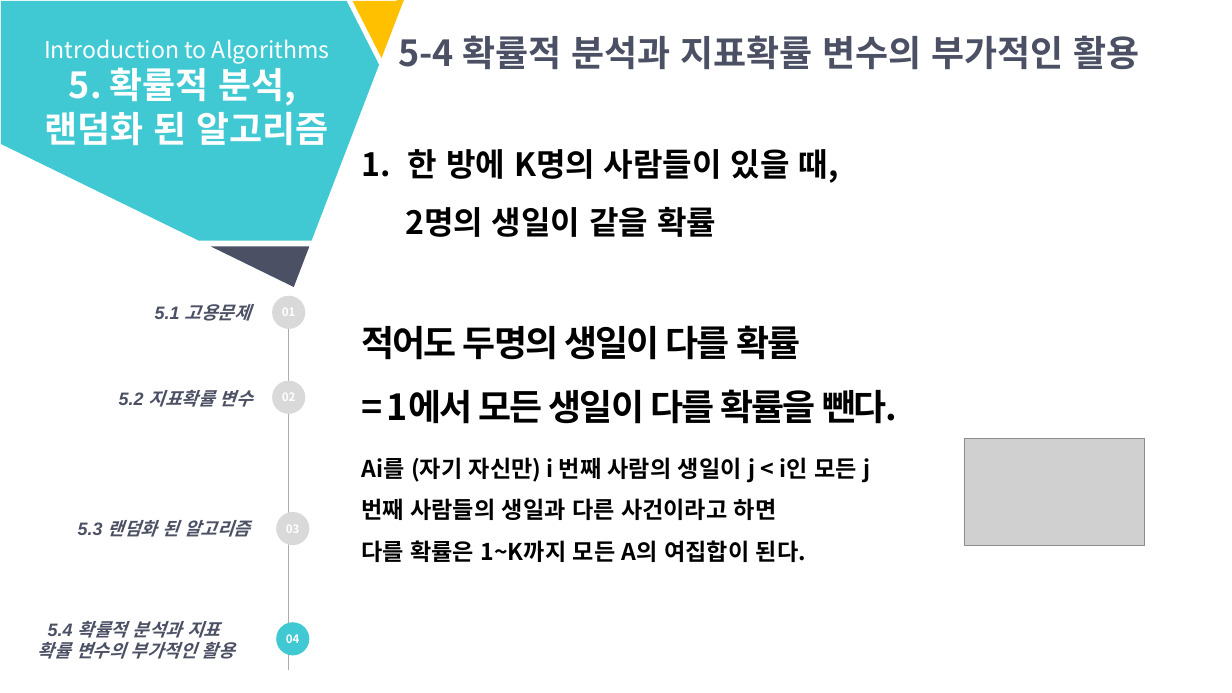
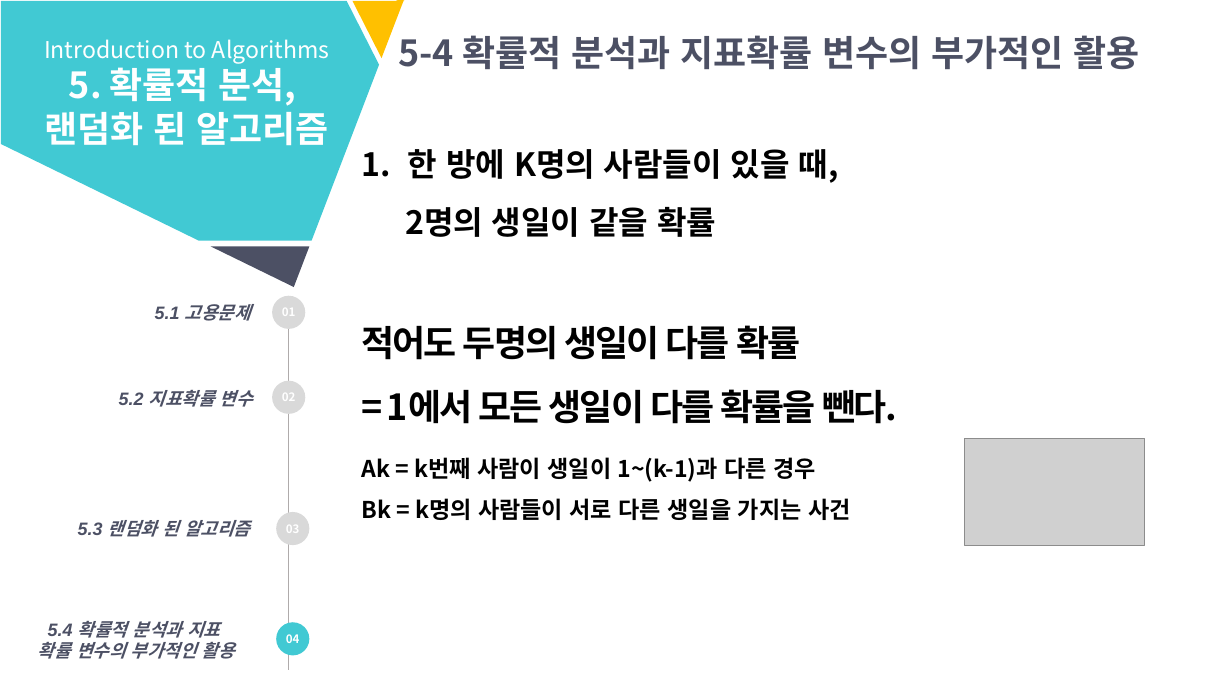
Before and after one commit to YeonWon123/2019_summer_algorithm, a slide deck: slide 27 of Week 4/태원_Week4_정리/5. 확률적 분석, 랜덤화된 알고리즘.pptx. Drawn at 1232x693 pixels with LibreOffice and Linux fonts; fonts in the diff are those of the drawing; grey boxes stand for pictures. Boxes give left, top, right and bottom in pixels: in the first picture for what was removed or moved away, otherwise in the second. Text is boxed around its words. In the diff, an @@ line names an element or a change of style, - is before the commit and + after.

```diff
--- a/Week 4/태원_Week4_정리/5. 확률적 분석, 랜덤화된 알고리즘.pptx
+++ b/Week 4/태원_Week4_정리/5. 확률적 분석, 랜덤화된 알고리즘.pptx
@@ text at <box>362,457,851,520</box>: text changed @@
-Ai를 (자기 자신만) i 번째 사람의 생일이 j < i인 모든 j번째 사람들의 생일과 다른 사건이라고 하면
-다를 확률은 1~K까지 모든 A의 여집합이 된다.
+Ak = k번째 사람이 생일이 1~(k-1)과 다른 경우
+Bk = k명의 사람들이 서로 다른 생일을 가지는 사건
```
Also in this commit, not shown: 9 other slides changed, 15 slides added, 1 other file.
